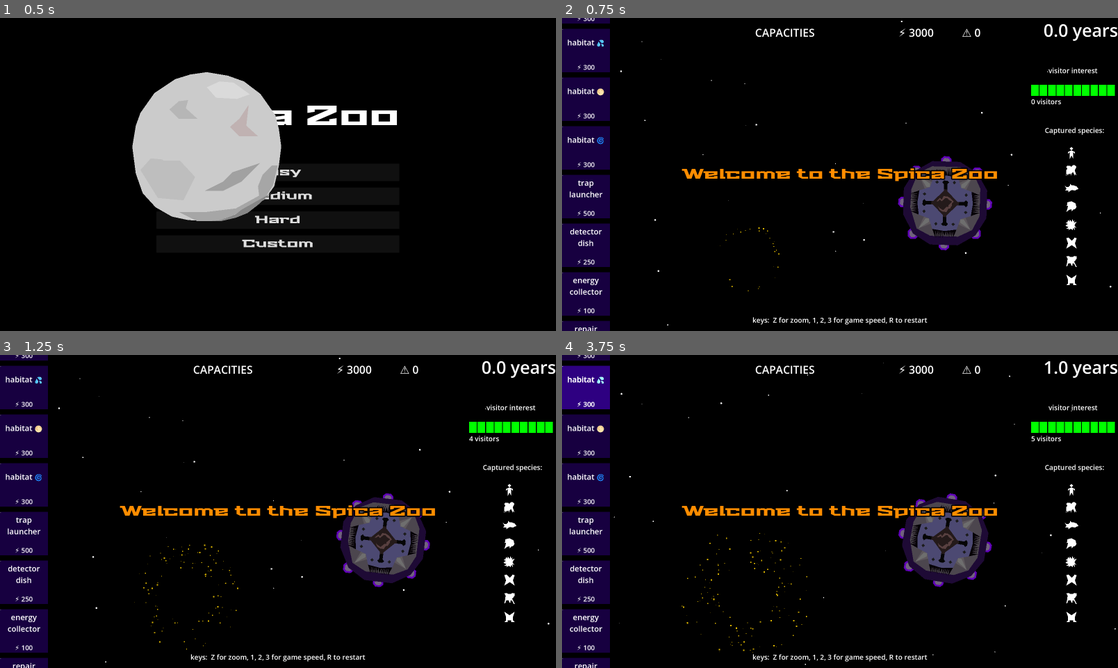
Above: before the commit, frames 1-4 (two rows, left to right).
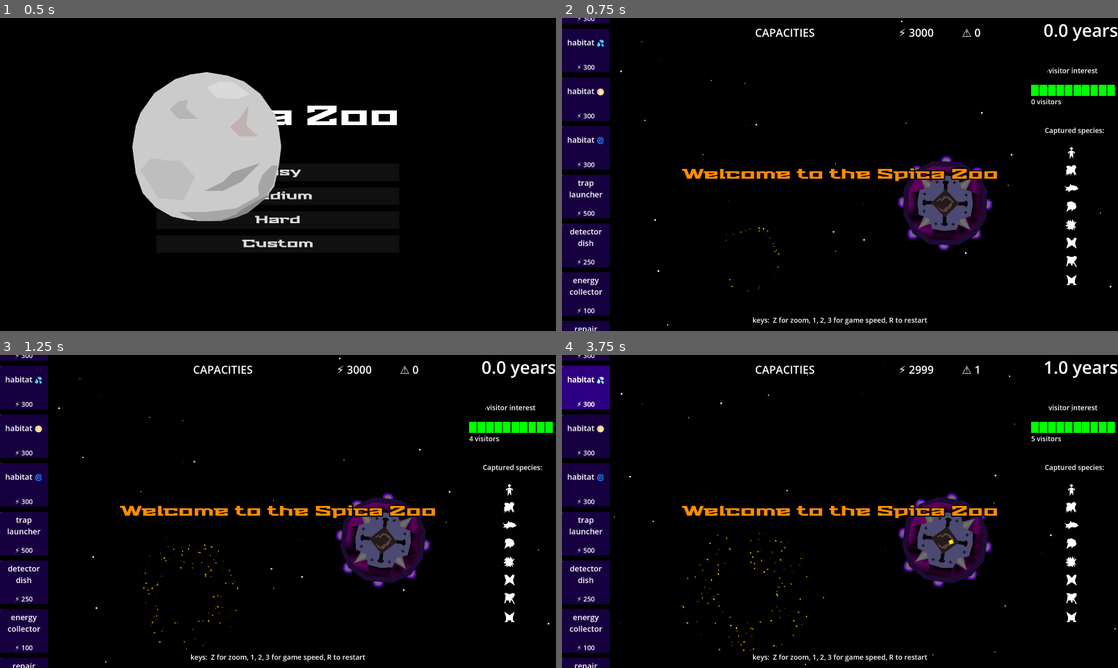
Above: after the commit, the same moments.

Repository: opensourceame/tins-2026
Game: Godot game, scene res://screens/start.tscn
Same seed, same stepped clock (60 frames per second), same inputs: the game is played once before the commit and once after it.
Inputs (mouse positions are in pixels of both pictures, inside the frame that each line leads up to):
- Up to frame 1 (0.5 s): no input
- Up to frame 2 (0.75 s): click "Easy" at 0.5 s
- Up to frame 3 (1.25 s): no input
- Up to frame 4 (3.75 s): tap Enter at 1.25 s; move the mouse to (584, 389) at 1.27 s; hold D 1.28-2.03 s; tap R at 1.35 s; click (584, 389) at 1.42 s; hold S 2.03-2.75 s; tap G at 2.1 s; click (584, 389) at 2.17 s; click "Try Again" at 2.75 s; move the mouse to (584, 389) at 3.52 s; hold D from 3.53 s (still down); tap 1 at 3.6 s; click (584, 389) at 3.67 s

Frame 1 is identical in both runs. In frame 2, 0.7% of the frame differs, in the area x 62-76%, y 47-71%; in frame 3, 0.7%; in frame 4, 0.8%, in the area x 62-76%, y 3-72%.

Commit message:
bugfixes etc.

Diff:
--- a/main.gd
+++ b/main.gd
@@ -132,6 +132,8 @@
         if event.keycode == KEY_S:
             if _save_game():
                 hud.queue_message("Game saved")
+        if event.keycode == KEY_D:
+            spica.inflict_damage(1)
         if event.keycode == KEY_L and not get_node_or_null("QuickLoad"):
             var quick_load = preload("res://screens/quick_load.tscn").instantiate()
             quick_load.save_manager = _save_manager()
--- a/spica/habitat/habitat.tscn
+++ b/spica/habitat/habitat.tscn
@@ -11,7 +11,7 @@
 [node name="Polygon2D" type="Polygon2D" parent="." unique_id=1075865864]
 position = Vector2(-64.237366, -128.47473)
 color = Color(0.09362079, 0.29689673, 0.30270457, 1)
-polygon = PackedVector2Array(-32.118683, 128.47473, 0, 80.29671, 128.47473, 80.29671, 176.65276, 128.47473)
+polygon = PackedVector2Array(-32.118683, 128.47473, 0, 80.29671, 128.47473, 80.29671, 160.59341, 128.47473)
 
 [node name="ColorRect" type="ColorRect" parent="." unique_id=1756759948]
 offset_left = -64.237366
@@ -34,3 +34,12 @@
 
 [node name="Spine" type="Node2D" parent="." unique_id=2070355240]
 position = Vector2(0, -128.47473)
+
+[node name="Polygon2D2" type="Polygon2D" parent="." unique_id=480294698]
+color = Color(1, 1, 1, 0.23137255)
+polygon = PackedVector2Array(-64.237366, -128.47473, -32.118683, -128.47473, -32.118683, -48.178024, -80.29671, 0, -96.35605, 0, -64.237366, -48.178024)
+
+[node name="Polygon2D3" type="Polygon2D" parent="." unique_id=1661577181]
+scale = Vector2(-1, 1)
+color = Color(0.09225613, 0.09225613, 0.09225613, 0.23137255)
+polygon = PackedVector2Array(-64.237366, -128.47473, -32.118683, -128.47473, -32.118683, -48.178024, -80.29671, 0, -96.35605, 0, -64.237366, -48.178024)
--- a/spica/repair_module.gd
+++ b/spica/repair_module.gd
@@ -31,6 +31,7 @@
 
     if spica.damage == 0:
         SoundBus.play("spica-repaired")
+        spica.remove_damage_animation()
 
 func can_upgrade() -> bool:
     return level < MAX_LEVEL
@@ -46,5 +47,6 @@
     return true
 
 func remove_module():
+    SoundBus.play("repair-module-dismantled")
     SignalBus.repair_module_dismantle.emit()
     queue_free()
--- a/spica/spica.gd
+++ b/spica/spica.gd
@@ -14,7 +14,8 @@
 var capacity_water     = 0
 var capacity_methane = 0
 var capacity_plasma    = 0
-var damage = 0
+var damage = 5
+var damage_animation
 var detector_dish: DetectorDish
 var energy_collector: EnergyCollector
 var repair_module: RepairModule
@@ -84,9 +85,12 @@
     SoundBus.play("no-" + trap.target_planet.environment + "-capacity")
     game.hud.queue_message("no space for these victims")
 
-    damage += randi_range(3, 5)
+    inflict_damage(randi_range(3, 5))
 
+func inflict_damage(amount):
+    damage += amount
     SignalBus.spica_damage.emit()
+    animate_damage()
 
 func can_accomodate(species):
     return get_capacity_for(species.environment) > 0
@@ -151,16 +155,22 @@
     if body.is_outbound():
         return
 
-    animate_damage(body.global_position - global_position)
+    crash_moon_trap(body)
 
     SoundBus.play("spica-damaged")
     game.hud.queue_message("trap crashed")
     body.queue_free()
 
-func animate_damage(pos: Vector2):
-    var damage = load("res://damage.tscn").instantiate()
-    add_child(damage)
-    damage.position = pos
+func remove_damage_animation():
+    damage_animation.queue_free()
+
+func animate_damage(pos: Vector2 = Vector2.ZERO):
+    if damage_animation:
+        return true
+
+    damage_animation = load("res://damage.tscn").instantiate()
+    add_child(damage_animation)
+    damage_animation.position = pos
 
     SoundBus.play("alarm-long")
 
--- a/spica/spica.tscn
+++ b/spica/spica.tscn
@@ -8,6 +8,8 @@
 
 [sub_resource type="CircleShape2D" id="CircleShape2D_n32vl"]
 radius = 199.44925
+
+[sub_resource type="NoiseTexture2D" id="NoiseTexture2D_dt85o"]
 
 [sub_resource type="CircleShape2D" id="CircleShape2D_1h6m0"]
 radius = 96.0
@@ -63,8 +65,10 @@
 [node name="Sphere2" type="Polygon2D" parent="Body" unique_id=1189229788]
 position = Vector2(0, -8)
 scale = Vector2(0.81848, 0.81848)
-color = Color(0.30032244, 0.2757508, 0.30599284, 1)
-polygon = PackedVector2Array(-192, -64, -195.48431, 39.096863, -156.38745, 156.38745, -78.193726, 195.48431, 78.193726, 195.48431, 156.38745, 156.38745, 195.48431, 78.193726, 195.48431, -78.193726, 156.38745, -156.38745, 78.193726, -195.48431, -78.193726, -195.48431, -156.38745, -156.38745)
+color = Color(0.36518145, 0.36518145, 0.36518145, 1)
+texture = SubResource("NoiseTexture2D_dt85o")
+texture_scale = Vector2(2, 2)
+polygon = PackedVector2Array(-205.25853, -58.645294, -205.25853, 87.96794, -156.38745, 156.38745, -78.193726, 215.03275, 78.193726, 215.03275, 156.38745, 156.38745, 205.25853, 87.96794, 205.25853, -68.41951, 156.38745, -156.38745, 78.193726, -195.48431, -78.193726, -195.48431, -156.38745, -156.38745)
 
 [node name="Sphere3" type="Polygon2D" parent="Body" unique_id=1696923819]
 rotation = 0.77009076
Not shown, changed: docs/voices.yml
Not shown, added: sounds/repair-module-dismantled.mp3.import
Not shown, changed: README.md
Not shown, changed: docs/gameplay.md
Not shown, added: sounds/repair-module-dismantled.aiff
Not shown, added: sounds/repair-module-dismantled.mp3
